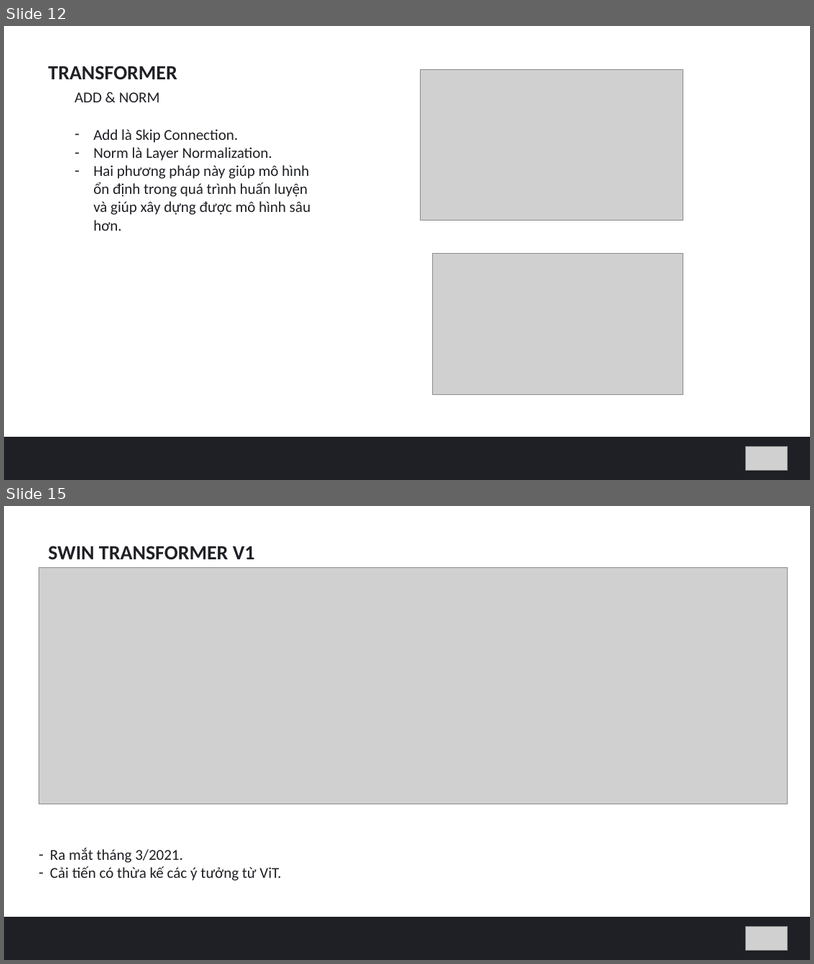
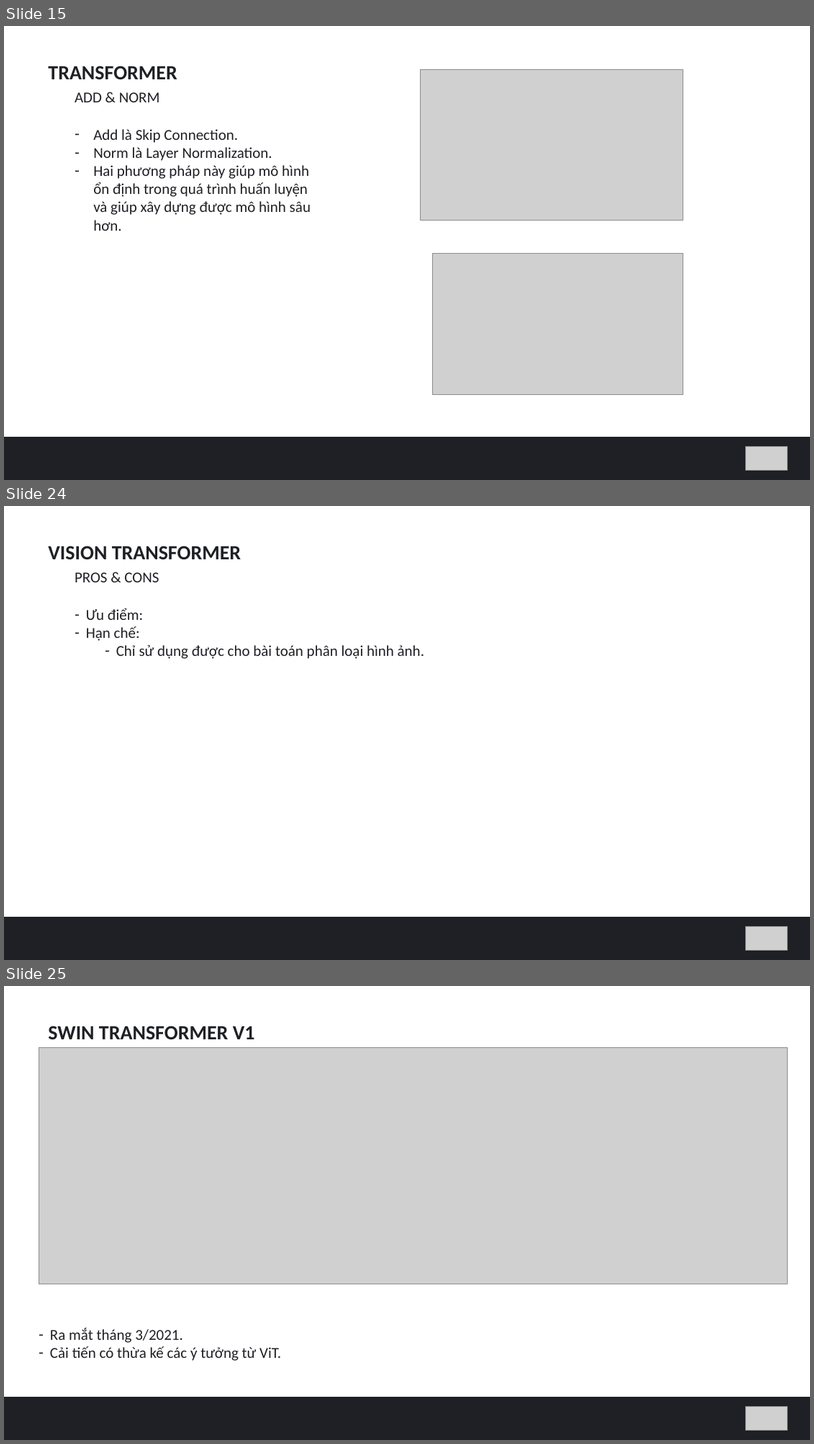
Before and after one commit to hungvm2/MoD_machine_learning, a slide deck: slide1.pptx. Shown one above the other, each under a label of ours: slides 12 and 15 before the commit, slides 15, 24 and 25 after it; the slides between them are not shown. The pictures are 814x964 and 814x1444 pixels, drawn with LibreOffice and Linux fonts; fonts in the diff are those of the drawing; grey boxes stand for pictures. Boxes give left, top, right and bottom in pixels: in the first picture for what was removed or moved away, otherwise in the second. Text is boxed around its words. In the diff, an @@ line names an element or a change of style, - is before the commit and + after.

```diff
--- a/slide1.pptx
+++ b/slide1.pptx
@@ slide 24 added at <box>4,506,810,960</box>, background #FFFFFF @@
@@ text added at <box>48,546,241,559</box>, 24 pt, text #1F2025, bold @@
+VISION TRANSFORMER
@@ text added at <box>75,572,159,582</box>, 18 pt, text #1F2025 @@
+PROS & CONS
@@ text added at <box>86,608,424,659</box>, 18 pt, text #1F2025 @@
+– Ưu điểm:
+– Hạn chế:
+  – Chỉ sử dụng được cho bài toán phân loại hình ảnh.
@@ rectangle added at <box>4,917,810,960</box>, fill #1F2025 @@
@@ picture added at <box>746,926,788,950</box> @@
@@ what was slide 12 is now slide 15 @@
@@ what was slide 15 is now slide 25 @@
```
Also in this commit, not shown: 3 slides changed, 10 other slides added.
